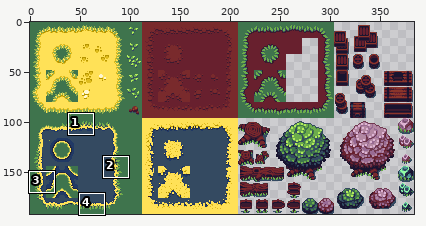
Two states of a sprite sheet, Assets/Sprites/TileSprites/newsheet.png. Above: a wide view before the commit, with the close-up outlined.
Close-up. First the earlier version:
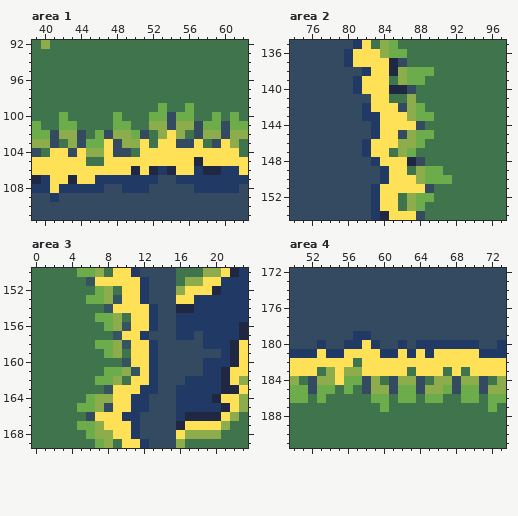
The file is 384x192 pixels. Shown: area 1: x 39..62, y 92..111; area 2: x 74..97, y 135..154; area 3: x 0..23, y 150..169; area 4: x 50..73, y 172..191. The commit also changed other parts of the picture, which this record leaves out.
Once edited:
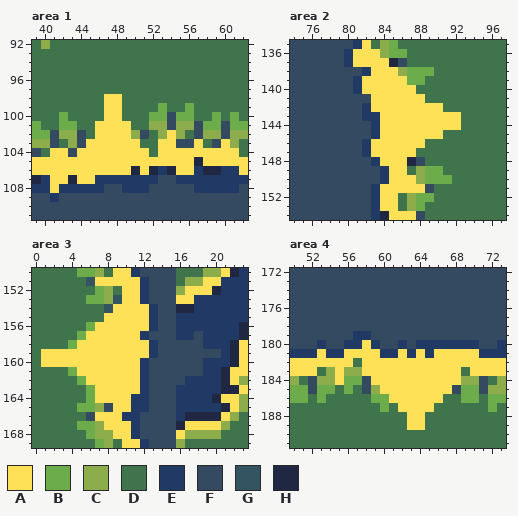
Palette (. is transparent): A #ffe157  B #6cac4b  C #8dac4b  D #3f744d  E #213965  F #344a61  G #345461  H #202742
Edits made:
Area 1:
Colour B gives way to colour A in row 100 at x 48; in row 101 at x 48 to 49; in row 102 at x 46; in row 103 at x 45 to 46.
Colour C gives way to colour A in row 102 at x 48 to 49; in row 103 at x 49 to 50; in row 104 at x 45 to 46.
Colour D gives way to colour A in rows 98 to 99 at x 47 to 48; in row 100 at x 47; in row 101 at x 46 to 47; in row 104 at x 50; in row 105 at x 45 to 46.
Colour F gives way to colour A in row 102 at x 47; in row 103 at x 48; in row 104 at x 48 to 49.
Colour B gives way to colour C in row 102 at x 50.
Colour A gives way to colour D in row 103 at x 51; in row 104 at x 52.
Area 2:
Colour B gives way to colour A in row 142 at x 88; in row 143 at x 88 to 89; in row 145 at x 88 to 89; in row 146 at x 88; in row 147 at x 87.
Colour C gives way to colour A in row 139 at x 86; in rows 141 to 143 at x 87; in row 145 at x 87; in row 146 at x 86 to 87; in row 147 at x 86.
Colour D gives way to colour A in row 139 at x 85; in row 141 at x 85 to 86 and 88; in row 142 at x 89 to 90; in row 143 at x 90 to 92; in row 144 at x 89 to 92; in row 145 at x 90.
Colour D gives way to colour A in row 147 at x 85.
Colour F gives way to colour A in row 140 at x 87; in row 142 at x 86; in row 144 at x 88; in row 145 at x 86.
Colour H gives way to colour A in row 138 at x 85; in row 140 at x 85 to 86.
Area 3:
Colour B gives way to colour A in rows 155 to 156 at x 8; in row 158 at x 7 to 8; in row 159 at x 8; in row 161 at x 8 to 9; in row 162 at x 7 to 8.
Colour C gives way to colour A in rows 155 to 156 at x 9; in rows 158 to 159 at x 9; in row 161 at x 10; in row 162 at x 9; in row 164 at x 7 to 8.
Colour D gives way to colour A in row 155 at x 10; in row 156 at x 7; in row 157 at x 6 to 8; in row 158 at x 5 to 6; in row 159 at x 1 to 7 and 10; in row 160 at x 1 to 9.
Colour D gives way to colour A in row 161 at x 5 to 7; in row 162 at x 6 and 10; in row 163 at x 7.
Colour G gives way to colour A in row 156 at x 10; in row 157 at x 9; in row 158 at x 10; in row 160 at x 10; in row 161 at x 11; in row 163 at x 8.
Colour D gives way to colour B in row 156 at x 6; in row 157 at x 5; in row 158 at x 4; in row 161 at x 4; in row 162 at x 5; in row 163 at x 6.
Colour B gives way to colour D in row 155 at x 7.
Colour A gives way to colour E in rows 160 to 162 at x 12.
Colour E gives way to colour F in rows 160 to 163 at x 13.
Area 4:
Colour B gives way to colour A in row 185 at x 62 to 63 and 67; in row 186 at x 62 to 63 and 65 to 66.
Colour C gives way to colour A in row 184 at x 59, 62 to 63 and 66 to 67; in row 185 at x 60 and 65 to 66.
Colour D gives way to colour A in row 183 at x 63 and 67; in row 184 at x 60 and 65; in row 186 at x 61 and 64; in row 187 at x 62 to 65; in rows 188 to 189 at x 63 to 64.
Colour F gives way to colour A in row 184 at x 61, 64 and 68; in row 185 at x 61 and 64.
